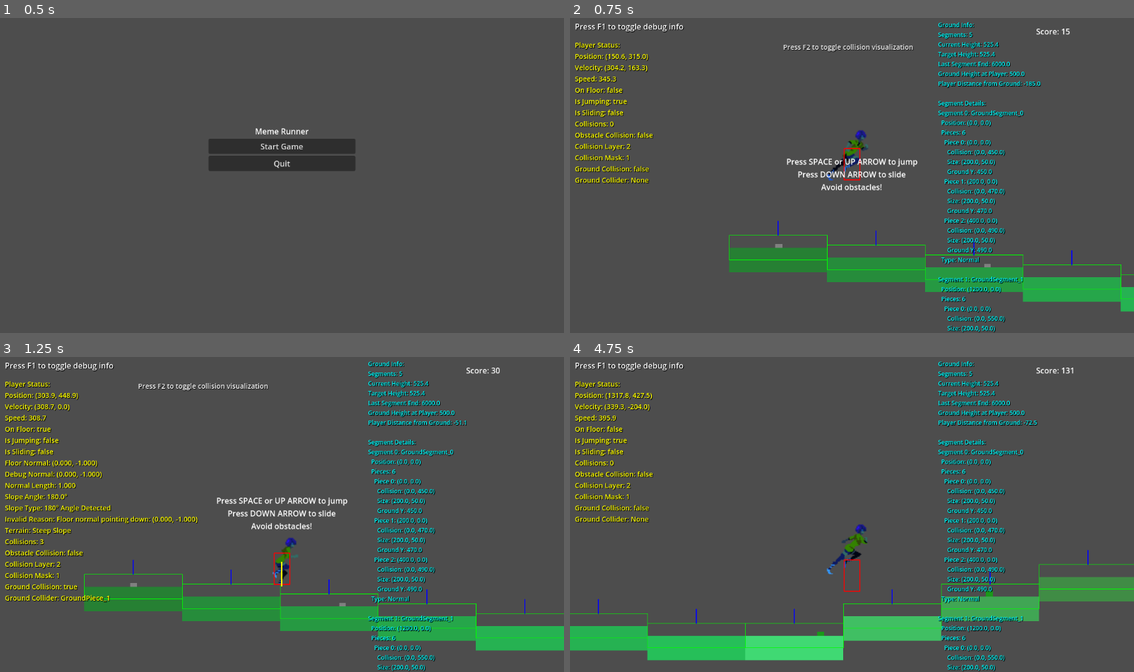
Above: before the commit, frames 1-4 (two rows, left to right).
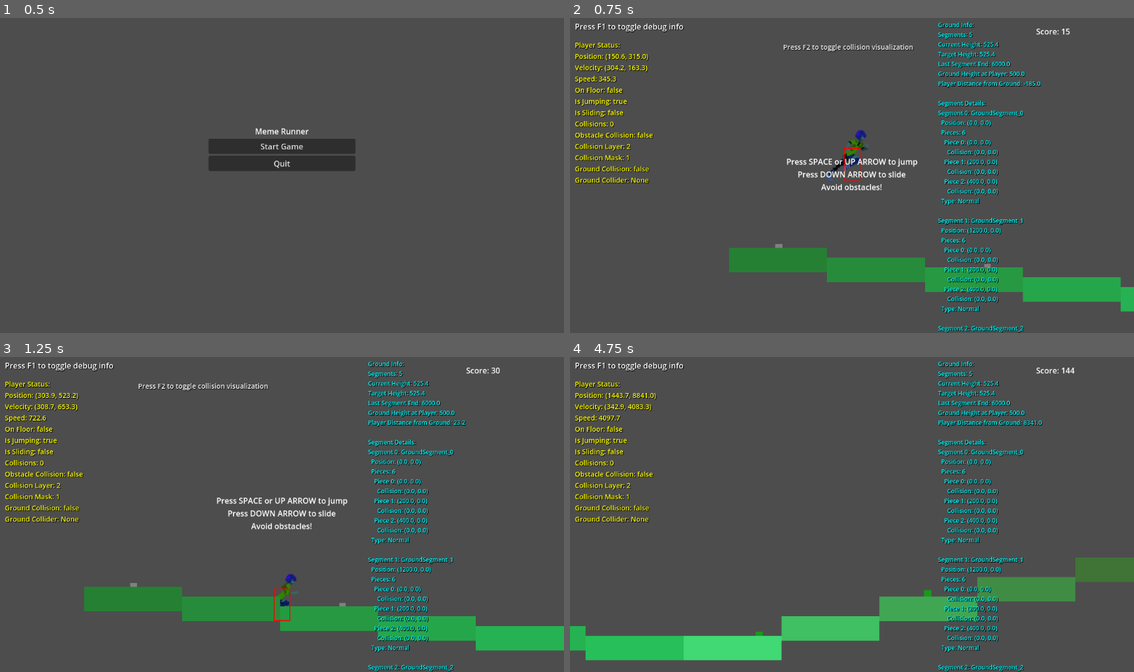
Above: after the commit, the same moments.

Repository: DeweyHur/meme_runner
Game: Godot game, scene res://scenes/MainMenu.tscn
The game is run twice, just before and just after one commit, with the same random seed, the same clock (stepped at 60 frames per second) and the same inputs.
Inputs:
- Up to frame 1 (0.5 s): no input
- Up to frame 2 (0.75 s): click "Start Game" at 0.5 s
- Up to frame 3 (1.25 s): no input
- Up to frame 4 (4.75 s): tap Space (jump) at 1.25, 1.52, 2, 2.27, 2.75, 3.5, 3.77, 4.52 s; hold Shift (slide) 1.28-2.03 s; hold Up (ui_up) 1.28-2.78 s; tap Shift (slide) at 2.1, 3.6 s; hold Down (ui_down) 2.78-3.53 s; hold Shift (slide) 2.78-3.53 s; hold Up (ui_up) from 3.53 s (still down); tap F at 4.25 s; hold Shift (slide) from 4.28 s (still down)

Frame 1 is identical in both runs. In frame 2, 2.6% of the frame differs, in the area x 28-100%, y 41-100%; in frame 3, 5.9%; in frame 4, 11%, in the area x 0-100%, y 3-100%.

Commit message:
Implement sloped ground pieces with proper connections and validation

Diff:
--- a/scenes/Player.tscn
+++ b/scenes/Player.tscn
@@ -59,7 +59,7 @@
 sprite_frames = SubResource("SpriteFrames_jfpux")
 animation = &"run"
 autoplay = "run"
-frame_progress = 0.636413
+frame_progress = 0.692753
 
 [node name="Camera2D" type="Camera2D" parent="."]
 position_smoothing_enabled = true
--- a/scripts/DebugOverlay.gd
+++ b/scripts/DebugOverlay.gd
@@ -179,7 +179,7 @@
 							var rect = child.shape as RectangleShape2D
 							ground_info += "      Size: (%.1f, %.1f)\n" % [rect.size.x, rect.size.y]
 							# Calculate actual ground Y position
-							var actual_ground_y = segment.position.y + piece.position.y + child.position.y
+							var actual_ground_y = segment.position.y + piece.position.y + child.position.y - rect.size.y/2
 							ground_info += "      Ground Y: %.1f\n" % actual_ground_y
 						break
 
--- a/scripts/ProceduralGround.gd
+++ b/scripts/ProceduralGround.gd
@@ -207,14 +207,20 @@
 	# Calculate height for this piece based on terrain type
 	var piece_height = calculate_piece_height(index, total_length, terrain_type)
 
-	# Create collision shape - ensure it's oriented correctly for ground detection
+	# Calculate heights for adjacent pieces to create smooth slopes
+	var prev_height = piece_height
+	var next_height = piece_height
+
+	if index > 0:
+		prev_height = calculate_piece_height(index - 1, total_length, terrain_type)
+	if index < total_length - 1:
+		next_height = calculate_piece_height(index + 1, total_length, terrain_type)
+
+	# Create sloped collision shape
 	var collision = CollisionShape2D.new()
-	var shape = RectangleShape2D.new()
-	shape.size = Vector2(segment_width, ground_height)
+	var shape = create_sloped_collision_shape(prev_height, piece_height, next_height, index, total_length)
 	collision.shape = shape
-	# Position collision shape to match the visual positioning exactly
-	# Visual is at (-segment_width/2, height - ground_height), so collision should be at (0, height - ground_height)
-	collision.position = Vector2(0, piece_height - ground_height)
+	collision.position = Vector2(0, 0)  # Position at piece center
 	ground_piece.add_child(collision)
 
 	# Create visual representation
@@ -224,10 +230,106 @@
 	# Position the piece
 	ground_piece.position = Vector2(index * segment_width, 0)
 
+	# Validate piece connection
+	validate_piece_connection(ground_piece, index, total_length, prev_height, piece_height, next_height)
+
 	# Debug: print collision setup
-	print("Created ground piece %d at height %.1f, collision at %.1f" % [index, piece_height, collision.position.y])
+	print("Created ground piece %d at height %.1f, prev: %.1f, next: %.1f" % [index, piece_height, prev_height, next_height])
 
 	return ground_piece
+
+func create_sloped_collision_shape(prev_height: float, current_height: float, next_height: float, index: int, total_length: int) -> Shape2D:
+	# Create a sloped collision shape that connects smoothly with adjacent pieces
+	var shape = ConvexPolygonShape2D.new()
+
+	# Calculate the four corners of the sloped piece
+	var left_x = -segment_width / 2
+	var right_x = segment_width / 2
+
+	# Calculate the height at the left and right edges of this piece
+	var left_height = current_height
+	var right_height = current_height
+
+	# For slopes, interpolate between adjacent pieces
+	if index > 0 and index < total_length - 1:
+		# This piece is between two others - create a slope
+		left_height = prev_height
+		right_height = next_height
+	elif index == 0 and total_length > 1:
+		# First piece - slope to next piece
+		right_height = next_height
+	elif index == total_length - 1 and total_length > 1:
+		# Last piece - slope from previous piece
+		left_height = prev_height
+
+	# Top corners - create the slope
+	var top_left_y = -left_height
+	var top_right_y = -right_height
+
+	# Bottom corners - extend downward by ground_height
+	var bottom_left_y = -left_height + ground_height
+	var bottom_right_y = -right_height + ground_height
+
+	# Create the polygon points (clockwise order)
+	var points = [
+		Vector2(left_x, top_left_y),      # Top-left
+		Vector2(right_x, top_right_y),    # Top-right
+		Vector2(right_x, bottom_right_y), # Bottom-right
+		Vector2(left_x, bottom_left_y)    # Bottom-left
+	]
+
+	shape.points = points
+	return shape
+
+func validate_piece_connection(piece: StaticBody2D, index: int, total_length: int, prev_height: float, current_height: float, next_height: float):
+	# Validate that this piece connects properly with adjacent pieces
+	var tolerance = 1.0  # Allow 1 unit of tolerance
+
+	# Calculate the actual left and right heights of this piece
+	var left_height = current_height
+	var right_height = current_height
+
+	if index > 0 and index < total_length - 1:
+		left_height = prev_height
+		right_height = next_height
+	elif index == 0 and total_length > 1:
+		right_height = next_height
+	elif index == total_length - 1 and total_length > 1:
+		left_height = prev_height
+
+	# Check connection with previous piece (right edge of prev piece should match left edge of this piece)
+	if index > 0:
+		var prev_right_height = prev_height
+		if index == 1:  # Previous piece is the first piece
+			prev_right_height = next_height  # Assuming next_height is the target for the first piece
+
+		var diff = abs(prev_right_height - left_height)
+		if diff > tolerance:
+			print("WARNING: Piece %d left edge (%.1f) doesn't match previous piece right edge (%.1f). Diff: %.1f" % [index, left_height, prev_right_height, diff])
+		else:
+			print("Piece %d connects properly with previous piece (diff: %.1f)" % [index, diff])
+
+	# Check connection with next piece (right edge of this piece should match left edge of next piece)
+	if index < total_length - 1:
+		var next_left_height = next_height
+		if index == total_length - 2:  # Next piece is the last piece
+			next_left_height = prev_height  # Assuming prev_height is the source for the last piece
+
+		var diff = abs(right_height - next_left_height)
+		if diff > tolerance:
+			print("WARNING: Piece %d right edge (%.1f) doesn't match next piece left edge (%.1f). Diff: %.1f" % [index, right_height, next_left_height, diff])
+		else:
+			print("Piece %d connects properly with next piece (diff: %.1f)" % [index, diff])
+
+	# Calculate and validate the slope angle
+	if abs(right_height - left_height) > 0.1:  # If there's a slope
+		var slope_angle = atan2(abs(right_height - left_height), segment_width)
+		var slope_degrees = slope_angle * 180.0 / PI
+		print("Piece %d slope: %.1f degrees (left: %.1f, right: %.1f)" % [index, slope_degrees, left_height, right_height])
+
+		# Validate that the slope is reasonable
+		if slope_degrees > 45.0:
+			print("WARNING: Piece %d has steep slope: %.1f degrees" % [index, slope_degrees])
 
 func calculate_piece_height(index: int, total_length: int, terrain_type: String) -> float:
 	var progress = float(index) / float(total_length - 1) if total_length > 1 else 0.0
